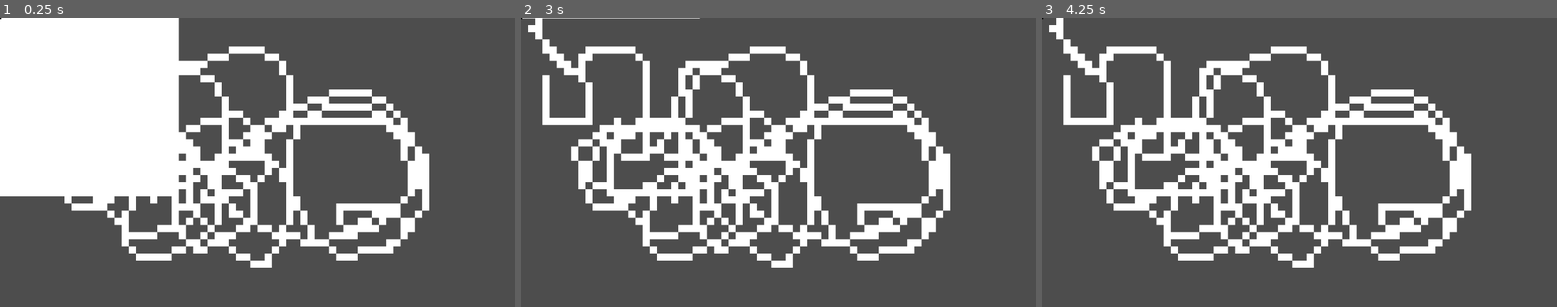
Above: before the commit, frames 1-3 (left to right).
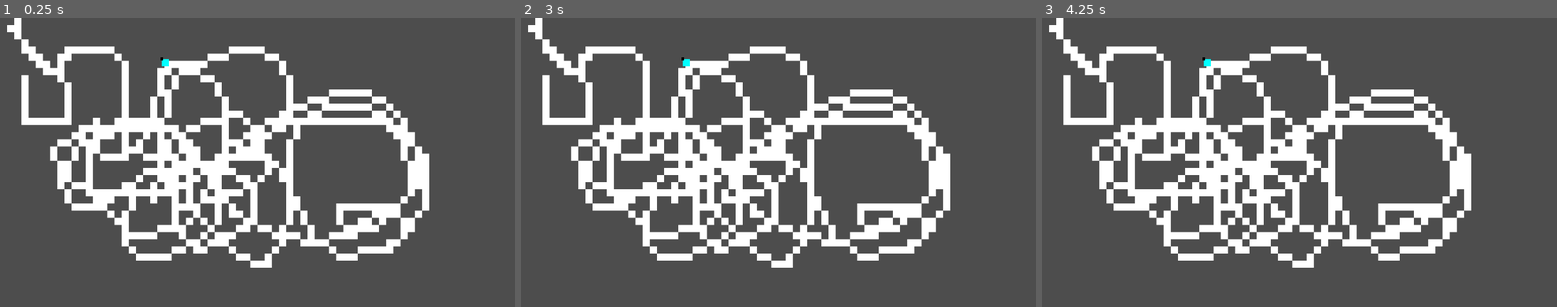
Above: after the commit, the same moments.

Repository: maxwaldman8/hackathon-2026
Game: Godot game, scene res://scenes/level.tscn
Same seed, same stepped clock (60 frames per second), same inputs: the game is played once before the commit and once after it. The project has no main scene, so this scene is started directly.
Inputs:
- Up to frame 1 (0.25 s): no input
- Up to frame 2 (3 s): tap Enter at 0.5, 2 s; hold Right (right) 0.53-1.28 s; tap Space at 1.25, 2.75 s; hold Down (down) 1.28-2.03 s; hold Right (right) 2.03-2.78 s; hold W (up) from 2.78 s (still down)
- Up to frame 3 (4.25 s): tap Enter at 3.5 s; release W (up) at 3.53 s; hold Left (left) from 3.53 s (still down)

The runs differ from the first frame. In frame 1, 16% of the frame differs, in the area x 0-35%, y 0-62%; in frame 2, 0.1%; in frame 3, less than 0.1%.

Commit message:
tilemap in player

Diff:
--- a/scaling-game/scenes/level.tscn
+++ b/scaling-game/scenes/level.tscn
@@ -33,4 +33,6 @@
 tile_set = SubResource("TileSet_2r41h")
 script = SubResource("GDScript_w7c3h")
 
-[node name="Player" parent="." unique_id=465425349 instance=ExtResource("3_w8frs")]
+[node name="Player" parent="." unique_id=465425349 node_paths=PackedStringArray("level") instance=ExtResource("3_w8frs")]
+position = Vector2(362, 92)
+level = NodePath("..")
--- a/scaling-game/scenes/player.tscn
+++ b/scaling-game/scenes/player.tscn
@@ -14,6 +14,7 @@
 anchor_top = 0.5
 anchor_right = 0.5
 anchor_bottom = 0.5
+color = Color(0, 1, 1, 1)
 
 [node name="ColorRect2" type="ColorRect" parent="." unique_id=200729450]
 offset_left = -3.0
--- a/scaling-game/scripts/player.gd
+++ b/scaling-game/scripts/player.gd
@@ -2,13 +2,17 @@
 extends CharacterBody2D
 
 
+@export var level : Level
 @onready var color_rect = $ColorRect
 
 var bounds : Rect2i
+var grid : TileMapLayer
 
 
 func _ready() -> void:
-	bounds = Rect2i(Vector2i(200, 200), Vector2i(400, 400))
+	bounds = Rect2i(Vector2i(0, 0), Vector2i(1, 1))
+	grid = level.get_node("Grid")
+	print(grid)
 	#await get_tree().create_timer(0.5).timeout
 	#scale("right", "expand", 150)
 	#await get_tree().create_timer(0.5).timeout
@@ -18,7 +22,7 @@
 
 
 func _process(_delta: float) -> void:
-	color_rect.size = bounds.size
+	color_rect.size = bounds.size * grid.tile_set.tile_size
 
 
 func scale(direction:String, type:String, amount:int):
